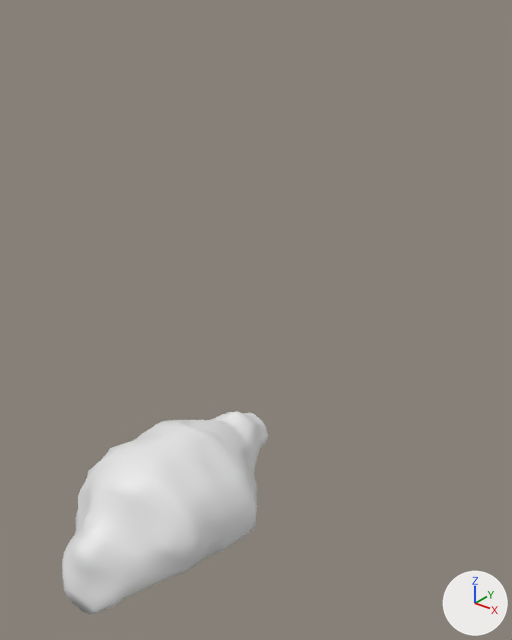
Renders of the Blender file models/room04/room04a.blend from each side of a commit.
Before and after are seen from a camera (50 mm lens) standing at (47.8, -107.6, -6.7) and looking at (2.6, -51.1, -41.7). Lighting does not change. The marker at lower right points along +X, +Y and +Z.

The first picture shows 'room04a_submerged_cavern01'.
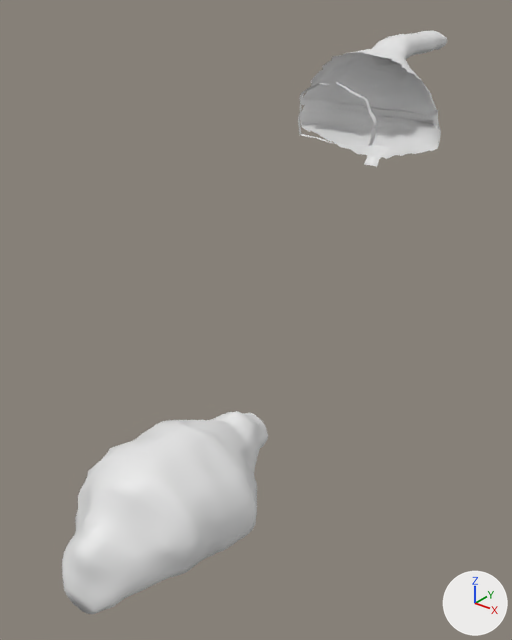
Changed parts and their boxes (x1, y1, x2, y2) in the pictures (512 x 640 px):
'room04b_large_cavern.001', added
    after: (298, 31, 447, 167)

Patch to the scene script:
```diff
--- a/models/room04/room04a.blend.py
+++ b/models/room04/room04a.blend.py
@@ ob_room04b_large_cavern_001 @@
+ob_room04b_large_cavern_001 = bpy.data.objects.new('room04b_large_cavern.001', me_circle_000)  # 3773 vertices, 3706 faces; spans x -10.3..11.5, y -34.3..-7.0, z -16.5..-0.5; modifiers MASK
+ob_room04b_large_cavern_001.location = (0.0, 0.0, -13.0)
```
